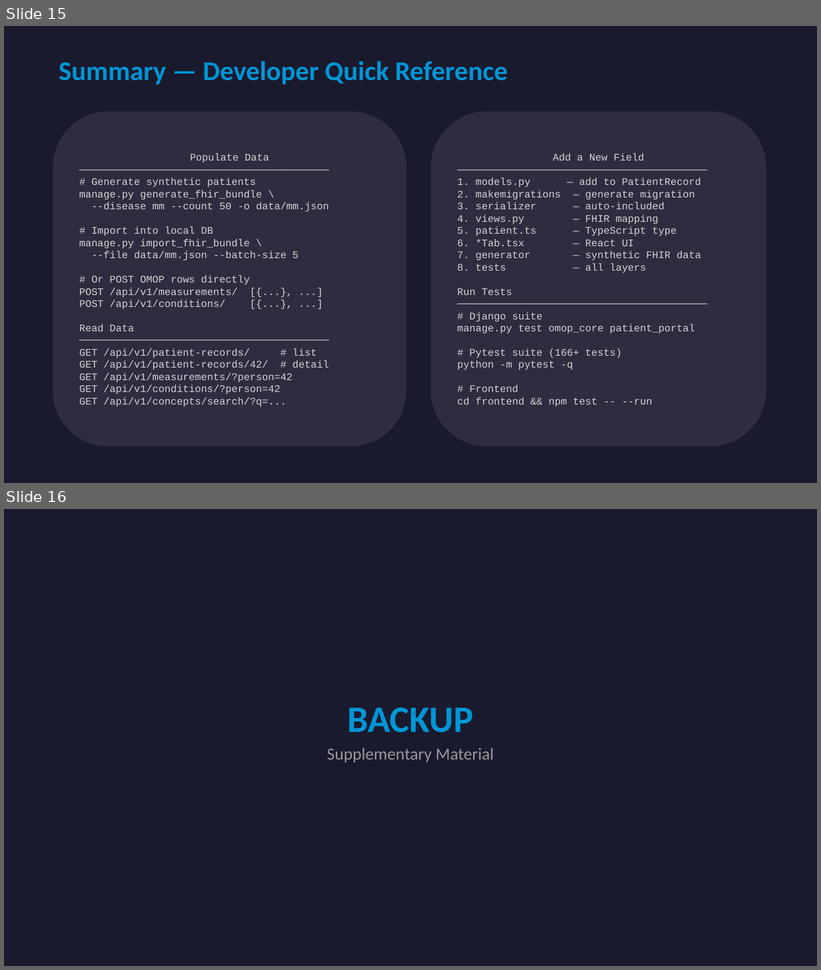
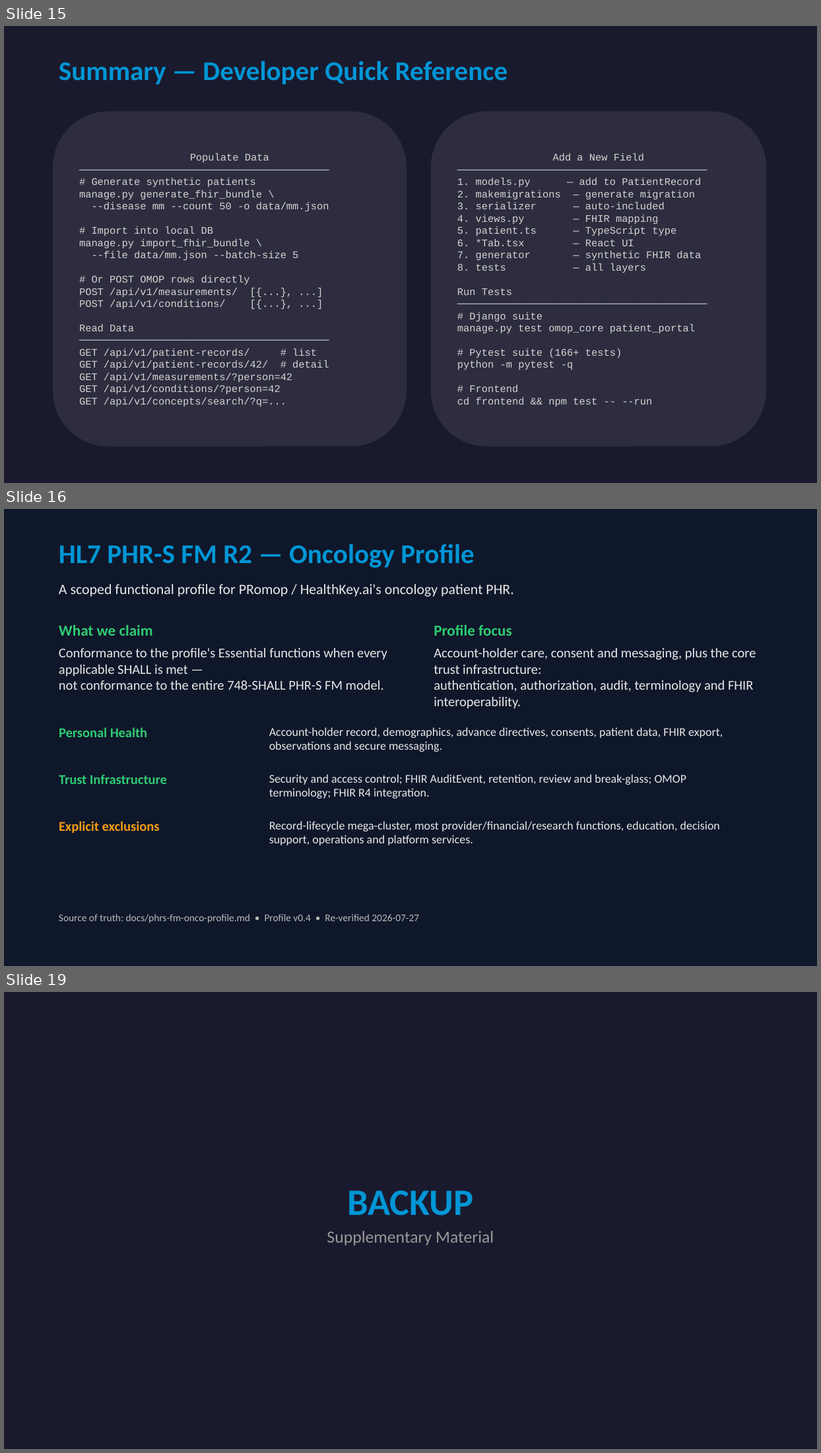
Before and after one commit to healthkey-ai/promop, a slide deck: PRomop_Developer_Guide.pptx. Shown one above the other, each under a label of ours: slides 15 and 16 before the commit, slides 15, 16 and 19 after it; the slides between them are not shown. The pictures are 821x970 and 821x1453 pixels, drawn with LibreOffice and Linux fonts; fonts in the diff are those of the drawing. Boxes give left, top, right and bottom in pixels: in the first picture for what was removed or moved away, otherwise in the second. Text is boxed around its words. In the diff, an @@ line names an element or a change of style, - is before the commit and + after.

Commit message:
docs: add PHR-S FM oncology profile guide slides

```diff
--- a/PRomop_Developer_Guide.pptx
+++ b/PRomop_Developer_Guide.pptx
@@ slide 16 added at (4,509,817,966), background #0F172A @@
@@ text added at (59,544,475,568), 32 pt, text #0096D6, bold @@
+HL7 PHR-S FM R2 — Oncology Profile
@@ text added at (59,584,514,597), 17 pt, text #E8E8E8 @@
+A scoped functional profile for PRomop / HealthKey.ai's oncology patient PHR.
@@ text added at (59,625,153,636), 18 pt, text #2ECC71, bold @@
+What we claim
@@ text added at (434,625,512,636), 18 pt, text #2ECC71, bold @@
+Profile focus
@@ text added at (59,648,387,690), 16 pt, text #E8E8E8 @@
+Conformance to the profile's Essential functions when every applicable SHALL is met —
+not conformance to the entire 748-SHALL PHR-S FM model.
@@ text added at (434,648,756,709), 16 pt, text #E8E8E8 @@
+Account-holder care, consent and messaging, plus the core trust infrastructure:
+authentication, authorization, audit, terminology and FHIR interoperability.
@@ text added at (59,727,147,737), 16 pt, text #2ECC71, bold @@
+Personal Health
@@ text added at (269,727,723,752), 14 pt, text #E8E8E8 @@
+Account-holder record, demographics, advance directives, consents, patient data, FHIR export, observations and secure messaging.
@@ text added at (59,774,167,784), 16 pt, text #2ECC71, bold @@
+Trust Infrastructure
@@ text added at (269,774,686,799), 14 pt, text #E8E8E8 @@
+Security and access control; FHIR AuditEvent, retention, review and break-glass; OMOP terminology; FHIR R4 integration.
@@ text added at (59,821,160,834), 16 pt, text #F39C12, bold @@
+Explicit exclusions
@@ text added at (269,821,720,846), 14 pt, text #E8E8E8 @@
+Record-lifecycle mega-cluster, most provider/financial/research functions, education, decision support, operations and platform services.
@@ text added at (59,914,419,923), 12 pt, text #BBBBBB @@
+Source of truth: docs/phrs-fm-onco-profile.md • Profile v0.4 • Re-verified 2026-07-27
@@ what was slide 16 is now slide 19 @@
```
Also in this commit, not shown: 2 other slides added.
